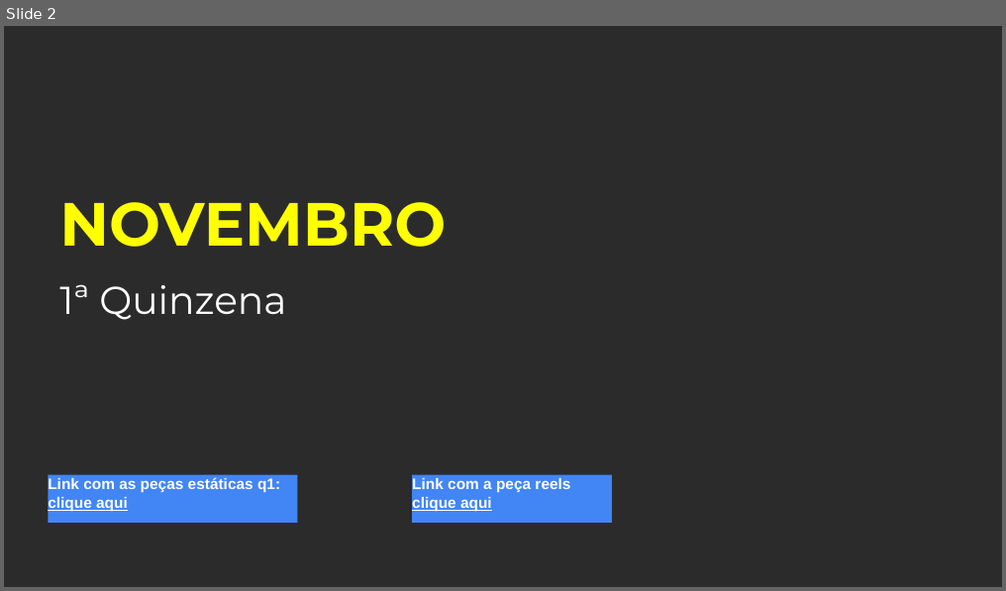
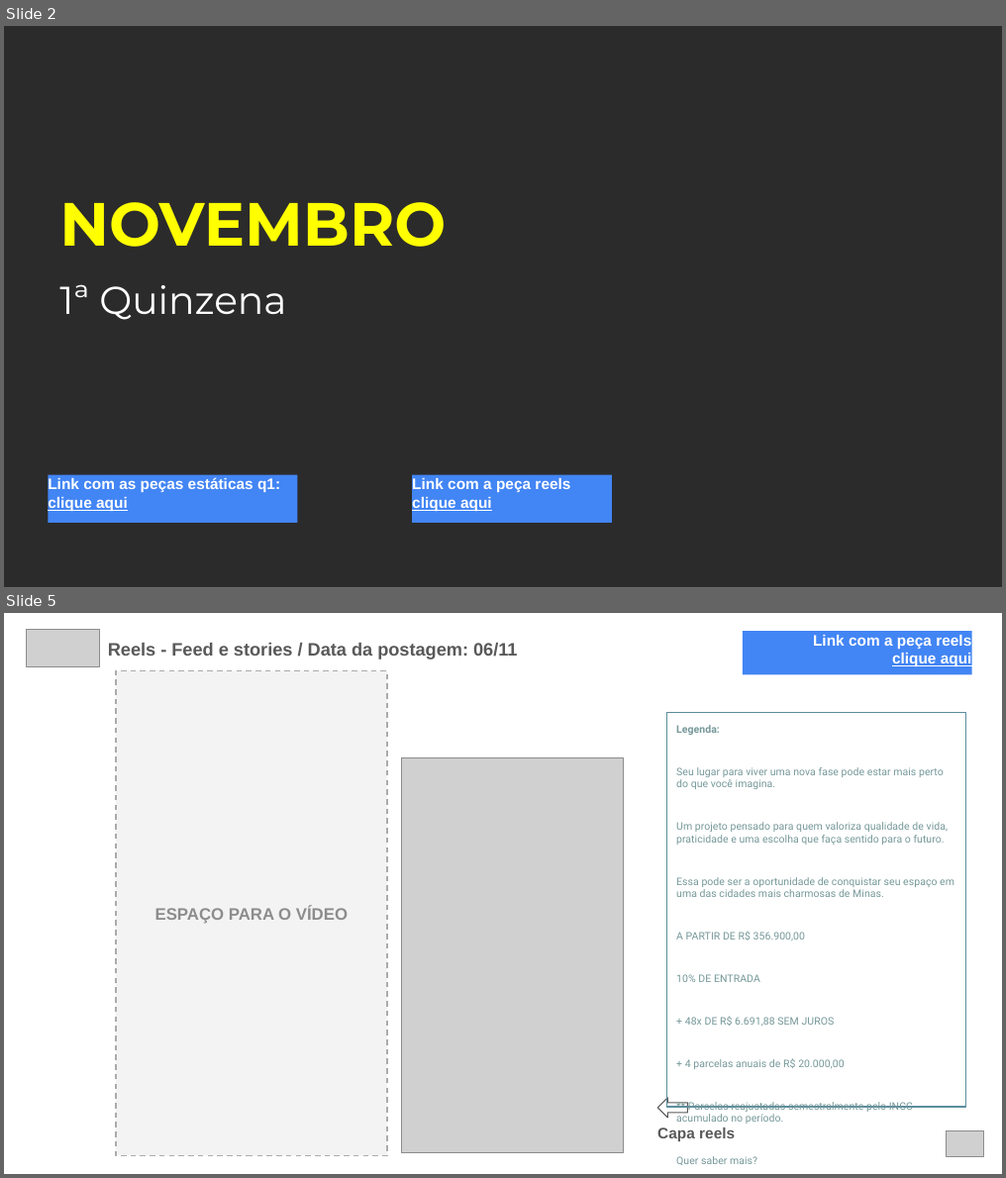
Before and after one commit to thiagoosocial/dashboard-instagram, a slide deck: Conteudos_Novembro_1_Quinzena_Lacca_Belvedere.pptx. Shown one above the other, each under a label of ours: slide 2 before the commit, slides 2 and 5 after it; the slides between them are not shown. The pictures are 1006x591 and 1006x1178 pixels, drawn with LibreOffice and Linux fonts; fonts in the diff are those of the drawing; grey boxes stand for pictures; background and template pictures are left out; a plain dark background stands for a picture behind light text. Boxes give left, top, right and bottom in pixels: in the first picture for what was removed or moved away, otherwise in the second. Text is boxed around its words. In the diff, an @@ line names an element or a change of style, - is before the commit and + after.

```diff
--- a/Conteudos_Novembro_1_Quinzena_Lacca_Belvedere.pptx
+++ b/Conteudos_Novembro_1_Quinzena_Lacca_Belvedere.pptx
@@ slide 5 added at bbox=[4, 613, 1002, 1174], background #FFFFFF @@
@@ picture added at bbox=[26, 629, 100, 666] @@
@@ rectangle added at bbox=[743, 631, 972, 674], fill #4285F4, 11 pt, text #FFFFFF, bold @@
+Link com a peça reels
+clique aqui
@@ text added at bbox=[108, 643, 517, 660], 13 pt, text #595959, bold @@
+Reels - Feed e stories / Data da postagem: 06/11
@@ rectangle added at bbox=[116, 670, 387, 1156], fill #F3F3F3, outline #AAAAAA 1 pt dashed, 12 pt, text #8C8C8C, bold @@
+ESPAÇO PARA O VÍDEO
@@ rectangle added at bbox=[666, 713, 966, 1107], outline #5B8D9E 1 pt, 7.5 pt, text #769899 @@
+Legenda:
+Seu lugar para viver uma nova fase pode estar mais perto do que você imagina.
+Um projeto pensado para quem valoriza qualidade de vida, praticidade e uma escolha que faça sentido para o futuro.
+Essa pode ser a oportunidade de conquistar seu espaço em uma das cidades mais charmosas de Minas.
+A PARTIR DE R$ 356.900,00
+10% DE ENTRADA
++ 48x DE R$ 6.691,88 SEM JUROS
++ 4 parcelas anuais de R$ 20.000,00
+** Parcelas reajustadas semestralmente pelo INCC acumulado no período.
+Quer saber mais?
+Clique no link da bio e fale com nosso time.
@@ picture added at bbox=[401, 758, 624, 1153] @@
@@ left arrow added at bbox=[657, 1098, 687, 1118], fill #FFFFFF, outline #595959 0.75 pt @@
@@ text added at bbox=[657, 1128, 735, 1142], 11 pt, text #595959, bold @@
+Capa reels
@@ picture added at bbox=[946, 1131, 984, 1157] @@
```
Also in this commit, not shown: 1 slide changed, 4 other slides added.
